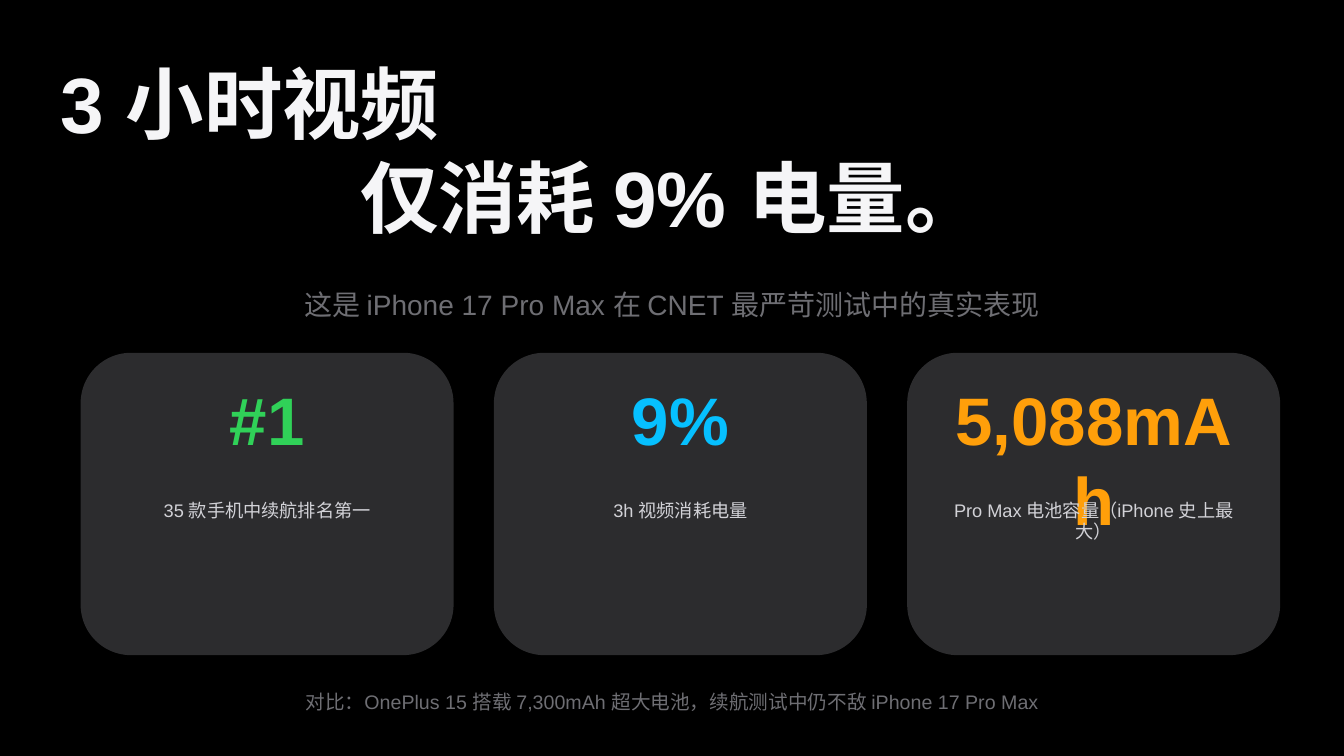
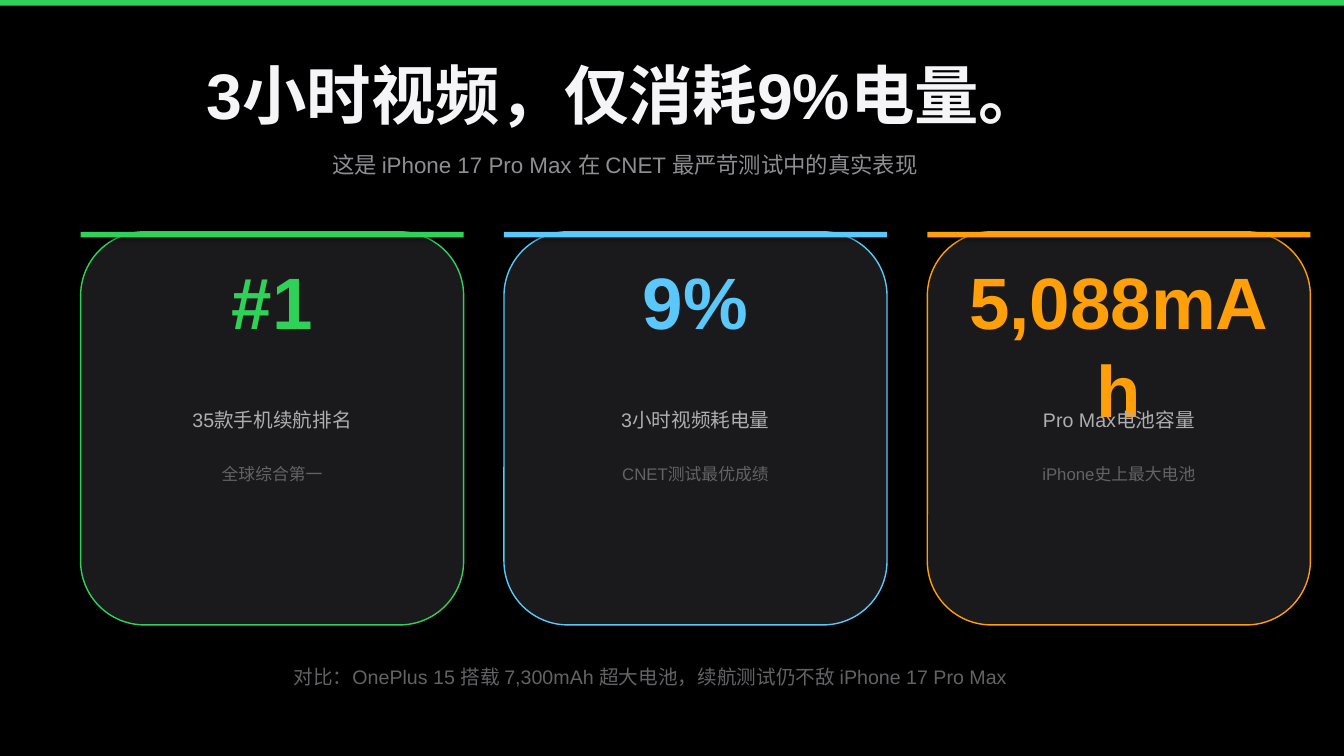
Before and after one commit to dorlahluciarohmargok-lab/Myreo3_PPT, a slide deck: slide 12 of Apple_iPhone17_Series.pptx (slide 13 before the commit). Drawn at 1344x756 pixels with LibreOffice and Linux fonts; fonts in the diff are those of the drawing. Boxes give left, top, right and bottom in pixels: in the first picture for what was removed or moved away, otherwise in the second. Text is boxed around its words. In the diff, an @@ line names an element or a change of style, - is before the commit and + after.

Commit message:
feat: iPhone 17 Ultra Premium PPTX — 真实产品图嵌入版
✦ 25页完整演示文稿 (.pptx)
✦ 31张真实产品图嵌入 (gsmarena高清图)
  - 正面图/背部/侧面细节/摄像头特写
  - 生活场景实拍/Shot on iPhone系列
✦ 苹果高级灰12阶色系
✦ 6种大胆品牌色 (蓝/绿/橙/紫/金/青)
✦ 4种图表类型 (折线/柱状/横向条形/趋势图)
✦ 深色背景+彩色顶线卡片设计
✦ 完整规格表 (4款机型)
✦ 性能/续航/摄像头 vs 安卓对比图

```diff
--- a/Apple_iPhone17_Series.pptx
+++ b/Apple_iPhone17_Series.pptx
@@ rectangle added at bbox=[0, 0, 1344, 6], fill #30D158 @@
@@ text at bbox=[207, 68, 1044, 128]: text changed; size 56 to 46 pt @@
-3 小时视频
-仅消耗 9% 电量。
+3小时视频，仅消耗9%电量。
@@ text "这是 iPhone 17 Pro Max ...": place and size @@
-text "这是 iPhone 17 Pro Max ..." at bbox=[304, 291, 1039, 317]
+text "这是 iPhone 17 Pro Max ..." at bbox=[332, 154, 918, 175]
@@ text "这是 iPhone 17 Pro Max ..." at bbox=[332, 154, 918, 175]: size 20 to 16 pt, text colour #6E6E73 to #8E8E93 @@
@@ rounded rectangle: place and size @@
-rounded rectangle at bbox=[81, 353, 454, 655]
+rounded rectangle at bbox=[81, 232, 464, 625]
@@ rounded rectangle at bbox=[81, 232, 464, 625]: fill #2C2C2E to #1A1A1C; outline none to #30D158 1 pt @@
@@ rectangle added at bbox=[81, 232, 464, 238], fill #30D158 @@
@@ rounded rectangle: place and size @@
-rounded rectangle at bbox=[494, 353, 867, 655]
+rounded rectangle at bbox=[504, 232, 887, 625]
@@ rounded rectangle at bbox=[504, 232, 887, 625]: fill #2C2C2E to #1A1A1C; outline none to #5AC8FA 1 pt @@
@@ rectangle added at bbox=[504, 232, 887, 238], fill #5AC8FA @@
@@ rounded rectangle: place and size @@
-rounded rectangle at bbox=[907, 353, 1280, 655]
+rounded rectangle at bbox=[928, 232, 1311, 625]
@@ rounded rectangle at bbox=[928, 232, 1311, 625]: fill #2C2C2E to #1A1A1C; outline none to #FF9F0A 1 pt @@
@@ rectangle added at bbox=[928, 232, 1311, 238], fill #FF9F0A @@
@@ text "#1": place and size @@
-text "#1" at bbox=[230, 399, 305, 445]
+text "#1" at bbox=[232, 279, 313, 329]
@@ text "#1" at bbox=[232, 279, 313, 329]: size 48 to 52 pt @@
@@ text "9%": place and size @@
-text "9%" at bbox=[632, 398, 729, 446]
+text "9%" at bbox=[643, 278, 748, 330]
@@ text "9%" at bbox=[643, 278, 748, 330]: size 48 to 52 pt, text colour #06C0FF to #5AC8FA @@
@@ text "5,088mAh" at bbox=[969, 278, 1268, 341]: size 48 to 52 pt @@
@@ text "5,088mAh": place and size @@
-text "5,088mAh" at bbox=[955, 398, 1231, 456]
+text "5,088mAh" at bbox=[969, 278, 1268, 341]
@@ text added at bbox=[192, 412, 351, 429], 14 pt, text #AEAEB2 @@
+35款手机续航排名
@@ text added at bbox=[621, 412, 769, 429], 14 pt, text #AEAEB2 @@
+3小时视频耗电量
@@ text added at bbox=[1043, 412, 1195, 429], 14 pt, text #AEAEB2 @@
+Pro Max电池容量
@@ text added at bbox=[222, 466, 323, 481], 12 pt, text #636366 @@
+全球综合第一
@@ text added at bbox=[622, 466, 768, 481], 12 pt, text #636366 @@
+CNET测试最优成绩
@@ text added at bbox=[1042, 466, 1195, 481], 12 pt, text #636366 @@
+iPhone史上最大电池
@@ text removed at bbox=[164, 501, 371, 519] @@
-35 款手机中续航排名第一
@@ text removed at bbox=[613, 501, 748, 519] @@
-3h 视频消耗电量
@@ text removed at bbox=[954, 498, 1234, 540] @@
-Pro Max 电池容量（iPhone 史上最大）
@@ text at bbox=[293, 667, 1006, 687]: text changed; text colour #6E6E73 to #636366 @@
-对比：OnePlus 15 搭载 7,300mAh 超大电池，续航测试中仍不敌 iPhone 17 Pro Max
+对比：OnePlus 15 搭载 7,300mAh 超大电池，续航测试仍不敌 iPhone 17 Pro Max
```
Also in this commit, not shown: 16 other slides changed, 8 slides added, 8 slides removed, 32 other files.
